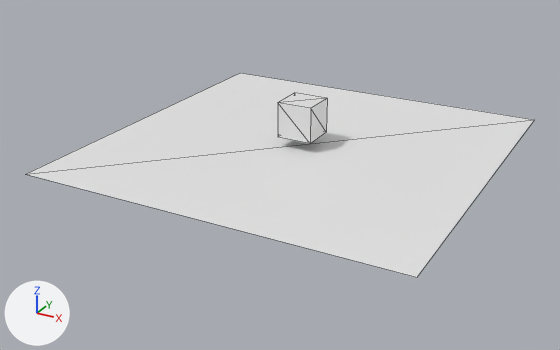
Renders of the glTF model resources/cube.glb from each side of a commit.
Rendered twice from a camera (50 mm lens) standing at (18.4, -36.1, 15.9) and looking at (-0.5, -1.6, -1.4). Arrows for +X, +Y and +Z are at lower left; the lights stay in place. Mesh edges are drawn as thin lines.
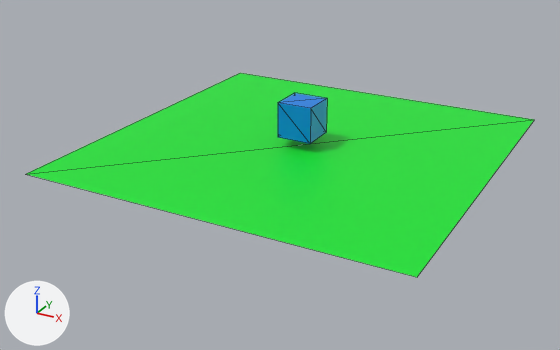
Where the change shows, as pixel boxes [x1, y1, x2, y2] in the pictures (560 x 350 px):
'Plane', recoloured (white to green): [27, 73, 534, 277] in both
'Cube', recoloured: [278, 93, 327, 144] in both

What the commit changed:
Material 'Material.002' (mat_material_002) is new.
Its base color is (0.0, 0.8, 0.0286) (green #00e72f).
Material 'Material.001' (mat_material_001) is new.
Its base color is (0.0, 0.226, 0.8) (blue #0083e7).
Its roughness is 0.4.
me_cube has 8 vertices, 12 faces and spans x -1.0..1.0, y -1.0..1.0, z 0.58..2.58.
me_cube no longer uses material mat_material (white #e7e7e7).
me_cube now uses material mat_material_001 (blue #0083e7).
me_plane has 4 vertices, 2 faces and spans x -10.5..10.5, y -10.5..10.5, z 0.0.
me_plane now uses material mat_material_002 (green #00e72f).
